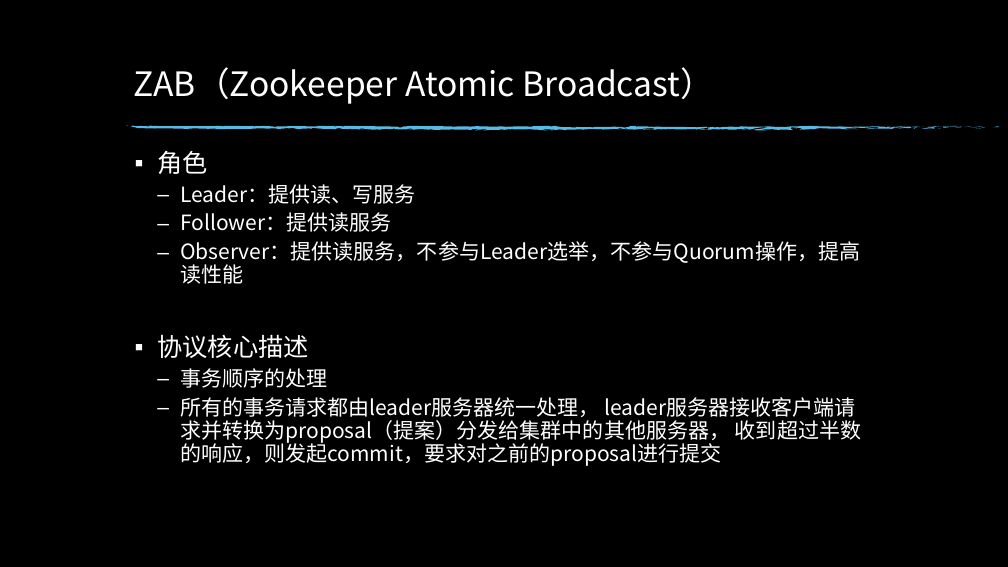
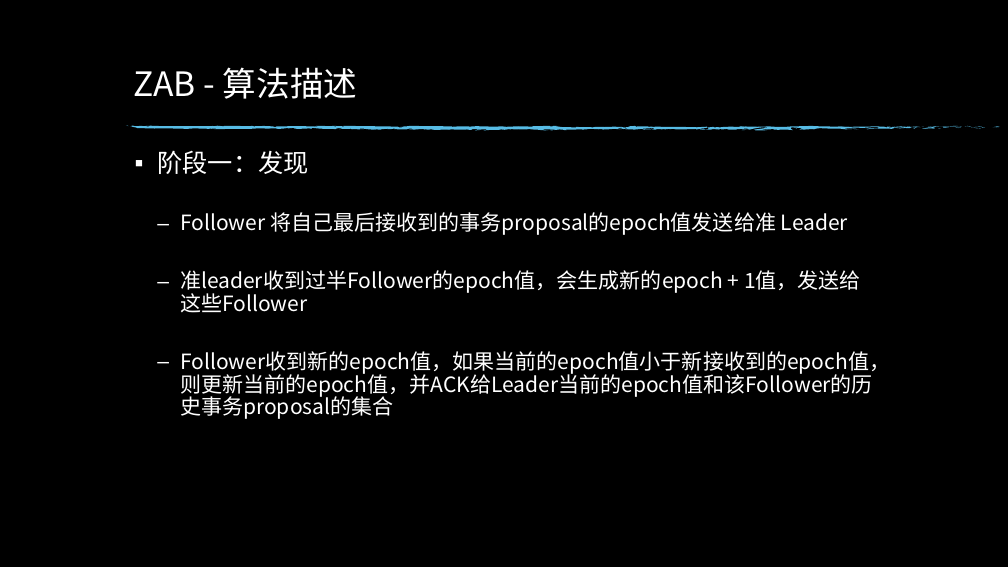
Before and after one commit to edwin1215/edwin, a slide deck: slide 22 of 分布式一致性原理.pptx (slide 20 before the commit). Drawn at 1008x567 pixels with LibreOffice and Linux fonts; fonts in the diff are those of the drawing; background and template pictures are left out. Boxes give left, top, right and bottom in pixels: in the first picture for what was removed or moved away, otherwise in the second. Text is boxed around its words. In the diff, an @@ line names an element or a change of style, - is before the commit and + after.

```diff
--- a/分布式一致性原理.pptx
+++ b/分布式一致性原理.pptx
@@ title at <box>133,67,358,99</box>: text changed @@
-ZAB（Zookeeper Atomic Broadcast）
+ZAB - 算法描述
@@ text at <box>157,150,890,397</box>: text changed @@
-▪ 角色
-  – Leader：提供读、写服务
-  – Follower：提供读服务
-  – Observer：提供读服务，不参与Leader选举，不参与Quorum操作，提高读性能
-▪ 协议核心描述
-  – 事务顺序的处理
-  – 所有的事务请求都由leader服务器统一处理， leader服务器接收客户端请求并转换为proposal（提案）分发给集群中的其他服务器， 收到超过半数的响应，则发起commit，要求对之前的proposal进行提交
+▪ 阶段一：发现
+  – Follower 将自己最后接收到的事务proposal的epoch值发送给准 Leader
+  – 准leader收到过半Follower的epoch值，会生成新的epoch + 1值，发送给这些Follower
+  – Follower收到新的epoch值，如果当前的epoch值小于新接收到的epoch值，则更新当前的epoch值，并ACK给Leader当前的epoch值和该Follower的历史事务proposal的集合
```
Also in this commit, not shown: 4 other slides changed, 8 slides added.
